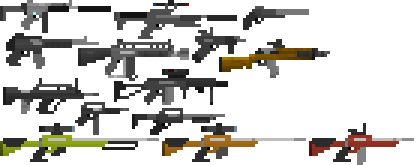
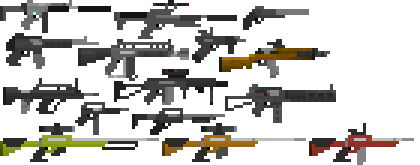
Layered file, before and after one edit (420 × 165). Changes by layer:
added layer "Foucus" in group "Arme feu" over [225, 84, 336, 123]
